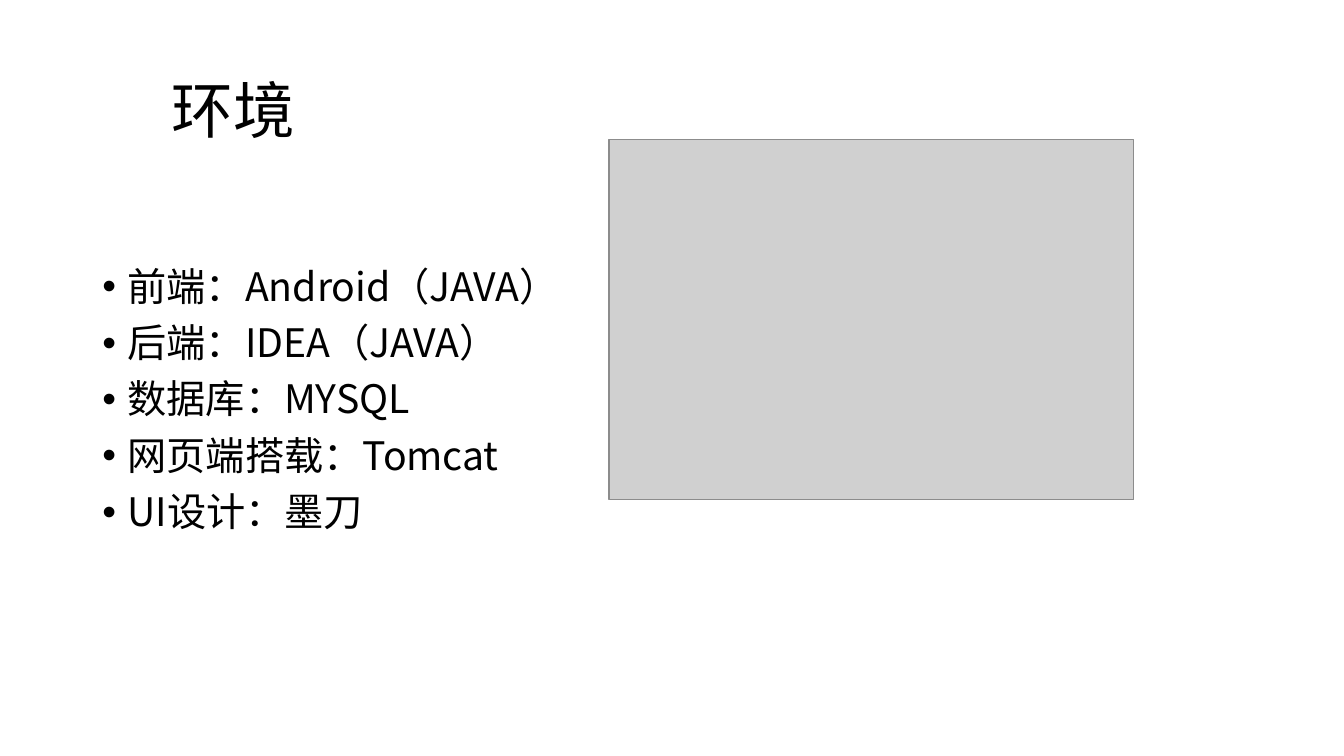
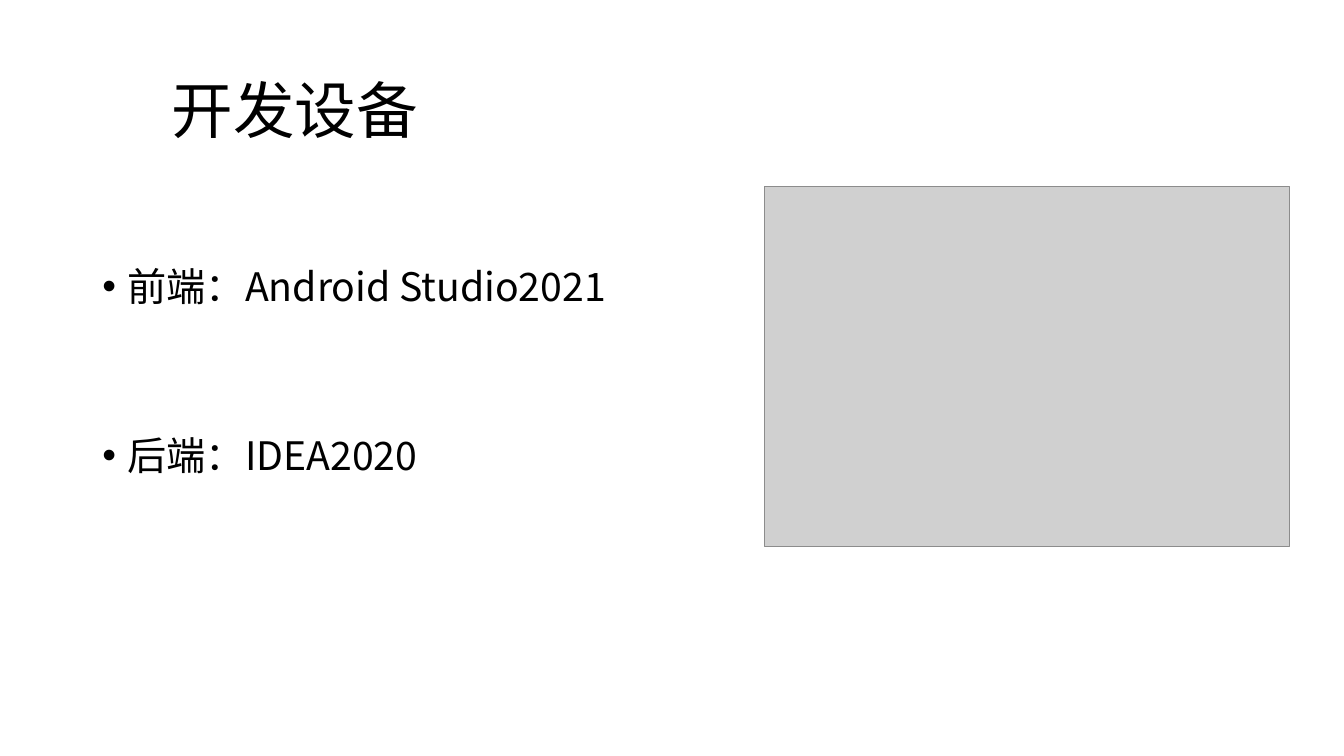
Before and after one commit to Android-Good-Goods/-, a slide deck: slide 10 of design/好物.pptx (slide 4 before the commit). Drawn at 1344x756 pixels with LibreOffice and Linux fonts; fonts in the diff are those of the drawing; grey boxes stand for pictures. Boxes give left, top, right and bottom in pixels: in the first picture for what was removed or moved away, otherwise in the second. Text is boxed around its words. In the diff, an @@ line names an element or a change of style, - is before the commit and + after.

Commit message:
PPT2.0

```diff
--- a/design/好物.pptx
+++ b/design/好物.pptx
@@ title at box(171, 81, 417, 138): text changed @@
-环境
+开发设备
@@ picture: place and size @@
-picture at box(609, 140, 1134, 500)
+picture at box(764, 187, 1290, 546)
@@ text at box(128, 268, 606, 474): text changed @@
-• 前端：Android（JAVA）
-• 后端：IDEA（JAVA）
-• 数据库：MYSQL
-• 网页端搭载：Tomcat
-• UI设计：墨刀
+• 前端：Android Studio2021
+• 后端：IDEA2020
```
Also in this commit, not shown: 2 other slides changed, 13 slides added.
